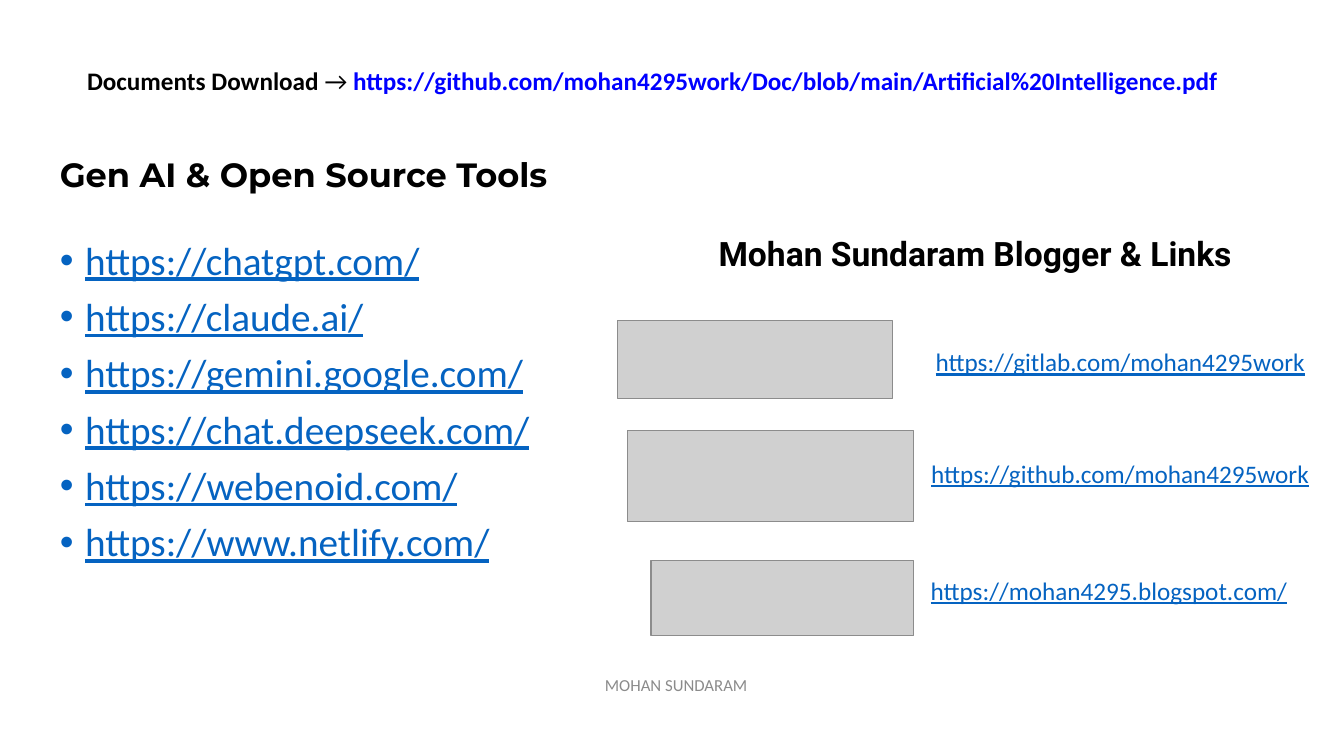
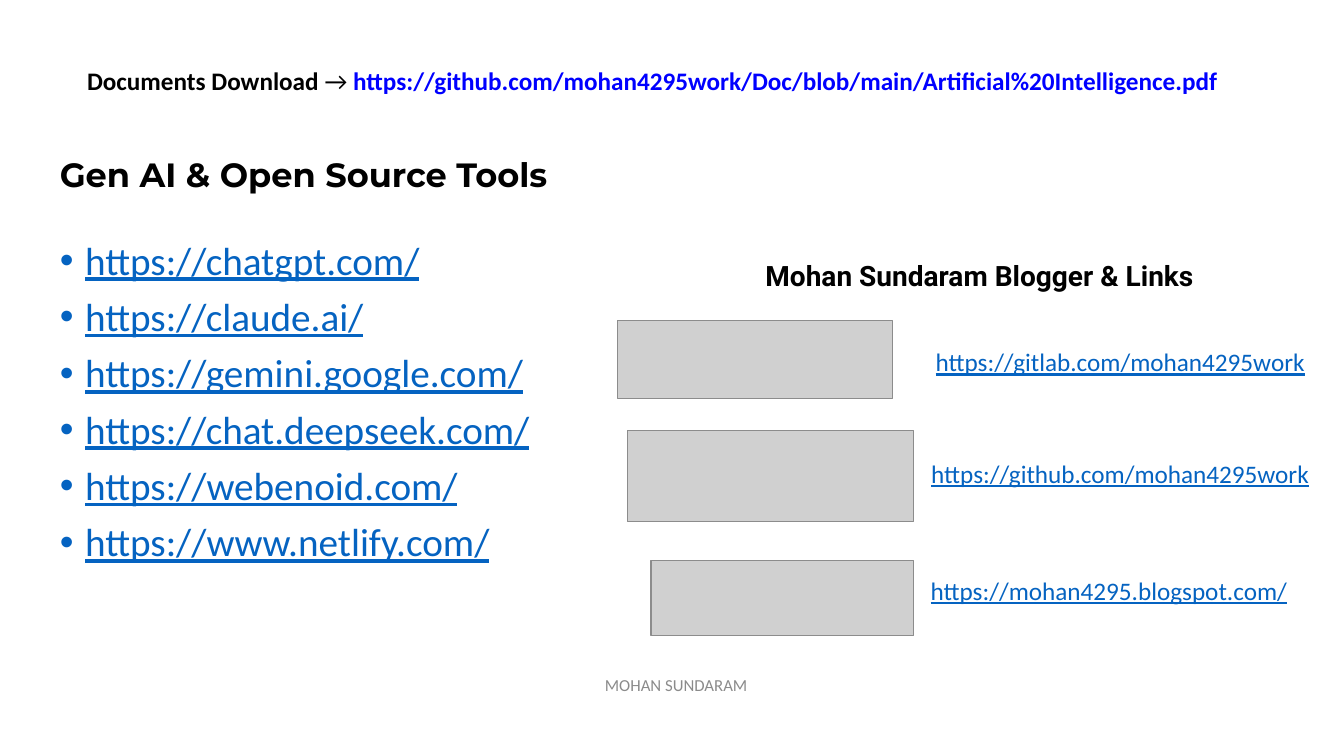
Before and after one commit to mohan4295work/Doc, a slide deck: slide 13 of Artificial Intelligence.pptx. Drawn at 1344x756 pixels with LibreOffice and Linux fonts; fonts in the diff are those of the drawing; grey boxes stand for pictures. Boxes give left, top, right and bottom in pixels: in the first picture for what was removed or moved away, otherwise in the second. Text is boxed around its words. In the diff, an @@ line names an element or a change of style, - is before the commit and + after.

```diff
--- a/Artificial Intelligence.pptx
+++ b/Artificial Intelligence.pptx
@@ title "Mohan Sundaram Blogger & Links": place and size @@
-title "Mohan Sundaram Blogger & Links" at bbox=[719, 240, 1231, 273]
+title "Mohan Sundaram Blogger & Links" at bbox=[765, 265, 1194, 292]
@@ title "Mohan Sundaram Blogger & Links" at bbox=[765, 265, 1194, 292]: size 24 to 20 pt @@
```
Also in this commit, not shown: 7 other slides changed.
